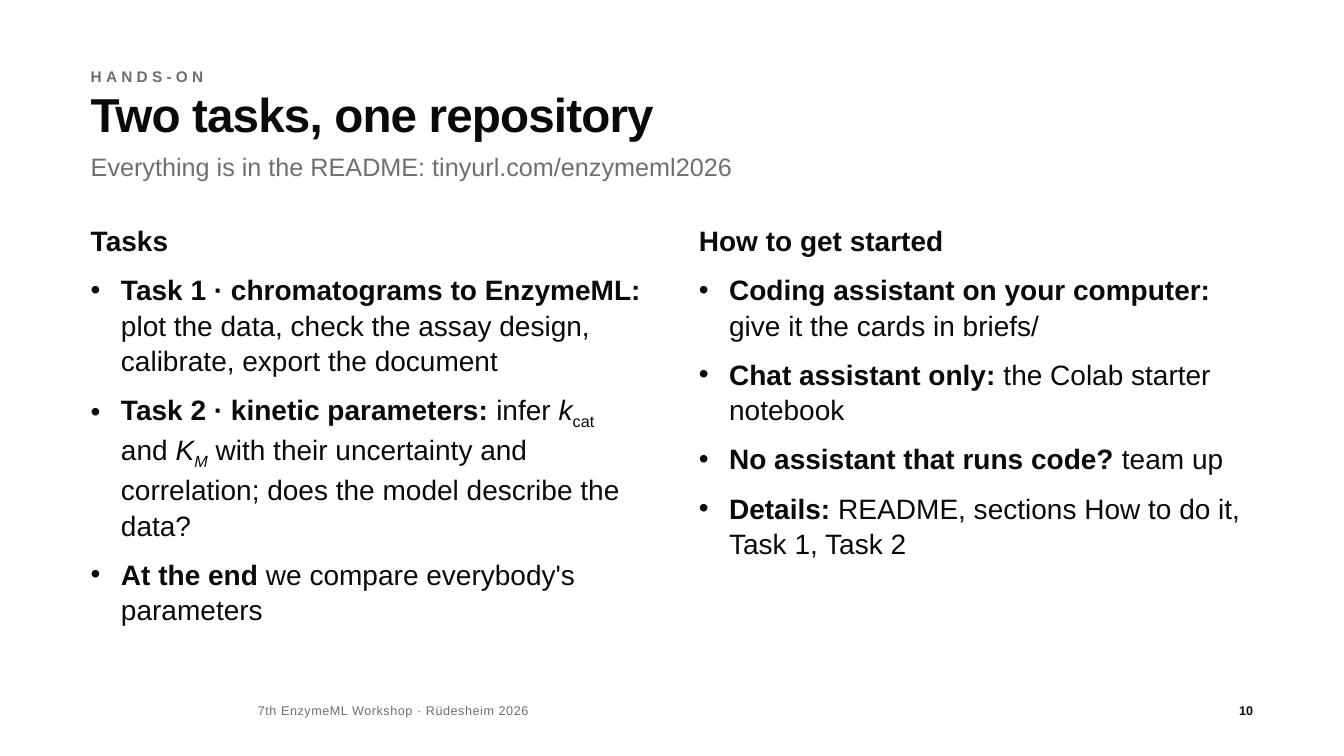
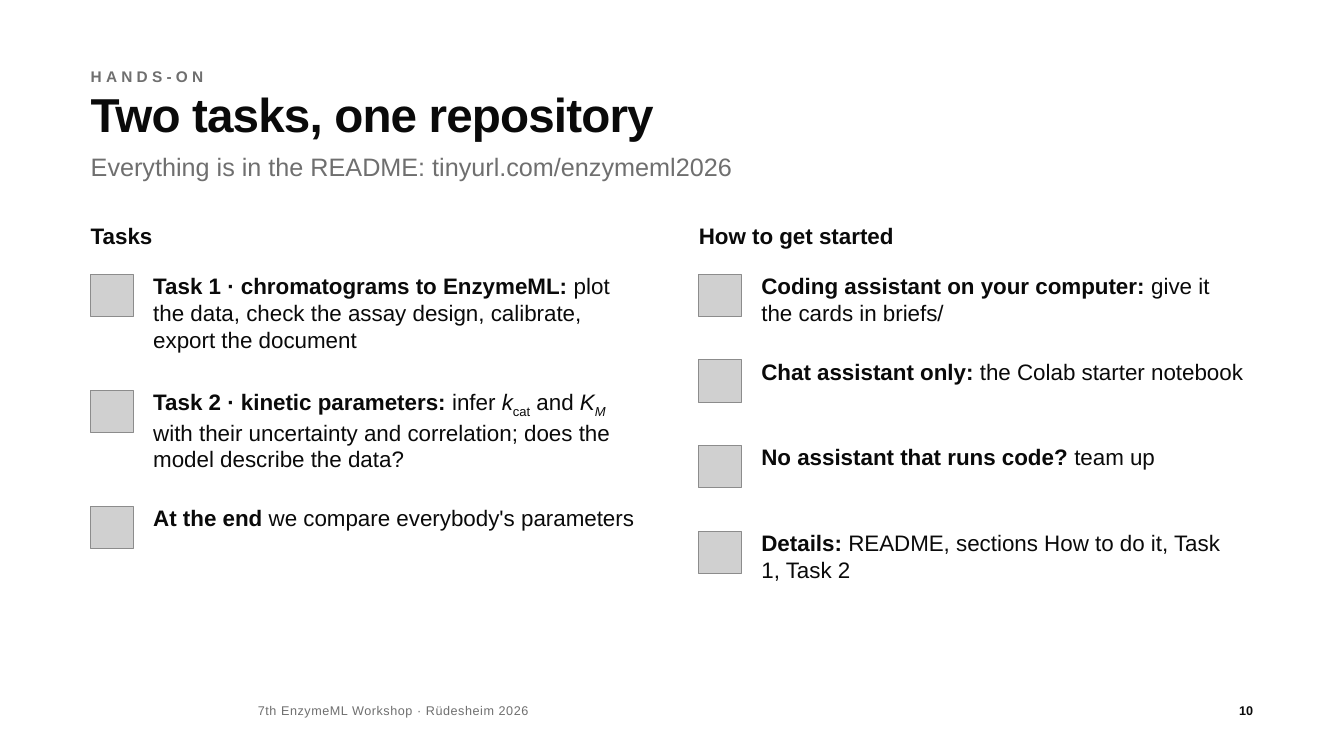
Before and after one commit to haeussma/enzymeml-workshop-modelling-2026, a slide deck: slide 10 of slides/workshop.pptx. Drawn at 1344x756 pixels with LibreOffice and Linux fonts; fonts in the diff are those of the drawing; grey boxes stand for pictures; background and template pictures are left out. Boxes give left, top, right and bottom in pixels: in the first picture for what was removed or moved away, otherwise in the second. Text is boxed around its words. In the diff, an @@ line names an element or a change of style, - is before the commit and + after.

```diff
--- a/slides/workshop.pptx
+++ b/slides/workshop.pptx
@@ text at [91, 230, 641, 376]: paragraphs removed @@
-Tasks
-• Task 1 · chromatograms to EnzymeML: plot the data, check the assay design, calibrate, export the document
@@ text added at [91, 227, 153, 245], 16 pt, text #0A0A0A, bold @@
+Tasks
@@ text removed at [699, 230, 1240, 558] @@
-How to get started
-• Coding assistant on your computer: give it the cards in briefs/
-• Chat assistant only: the Colab starter notebook
-• No assistant that runs code? team up
-• Details: README, sections How to do it, Task 1, Task 2
@@ text added at [699, 227, 894, 249], 16 pt, text #0A0A0A, bold @@
+How to get started
@@ picture added at [91, 274, 133, 317] @@
@@ text added at [153, 277, 610, 353], 16 pt, text #0A0A0A @@
+Task 1 · chromatograms to EnzymeML: plot the data, check the assay design, calibrate, export the document
@@ picture added at [699, 274, 741, 317] @@
@@ text added at [761, 277, 1209, 322], 16 pt, text #0A0A0A, bold @@
+Coding assistant on your computer: give it the cards in briefs/
@@ text "Task 2 · kinetic parameters: ...": place and size @@
-text "Task 2 · kinetic parameters: ..." at [91, 230, 641, 625]
+text "Task 2 · kinetic parameters: ..." at [153, 393, 610, 468]
@@ text "Task 2 · kinetic parameters: ..." at [153, 393, 610, 468]: size 20 to 16 pt; bullet • to none; line spacing 1.05 to 1; less space between paragraphs @@
@@ picture added at [699, 360, 741, 402] @@
@@ text added at [761, 363, 1243, 385], 16 pt, text #0A0A0A @@
+Chat assistant only: the Colab starter notebook
@@ picture added at [91, 390, 133, 433] @@
@@ picture added at [699, 446, 741, 488] @@
@@ text added at [761, 448, 1155, 470], 16 pt, text #0A0A0A, bold @@
+No assistant that runs code? team up
@@ picture added at [91, 506, 133, 548] @@
@@ text added at [153, 509, 634, 531], 16 pt, text #0A0A0A @@
+At the end we compare everybody's parameters
@@ picture added at [699, 531, 741, 574] @@
@@ text added at [761, 534, 1220, 581], 16 pt, text #0A0A0A @@
+Details: README, sections How to do it, Task 1, Task 2
@@ text at [121, 564, 575, 625]: paragraph removed @@
-• At the end we compare everybody's parameters
```
Also in this commit, not shown: 18 other files.
